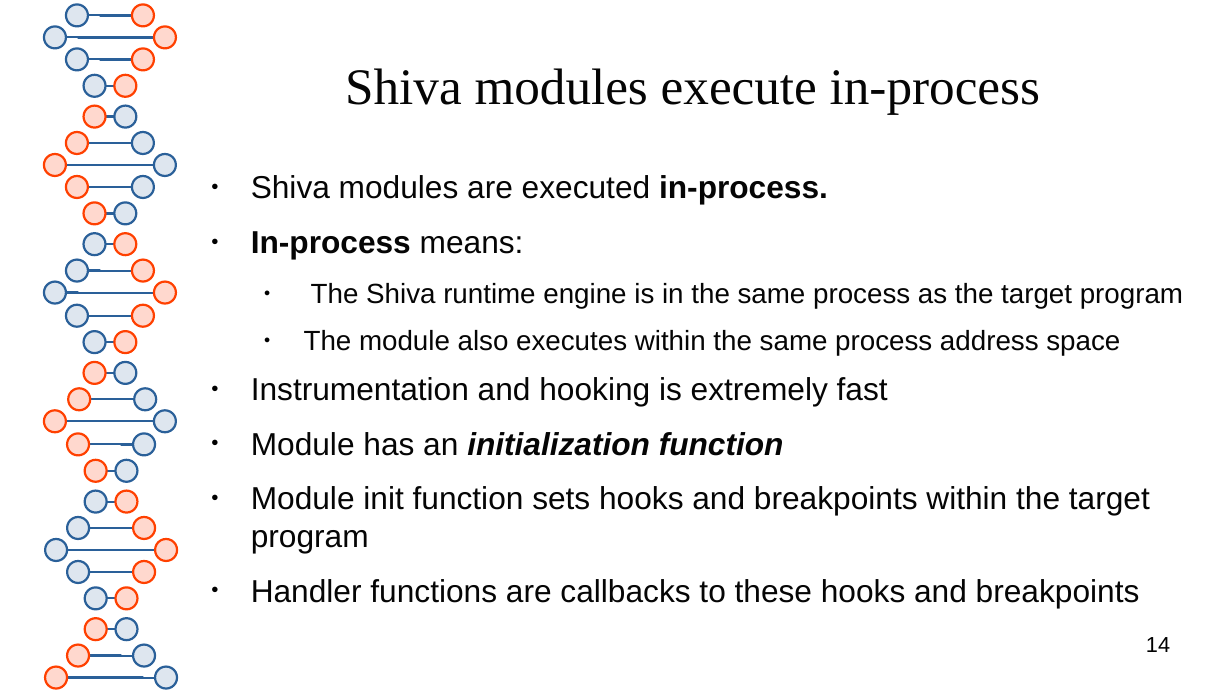
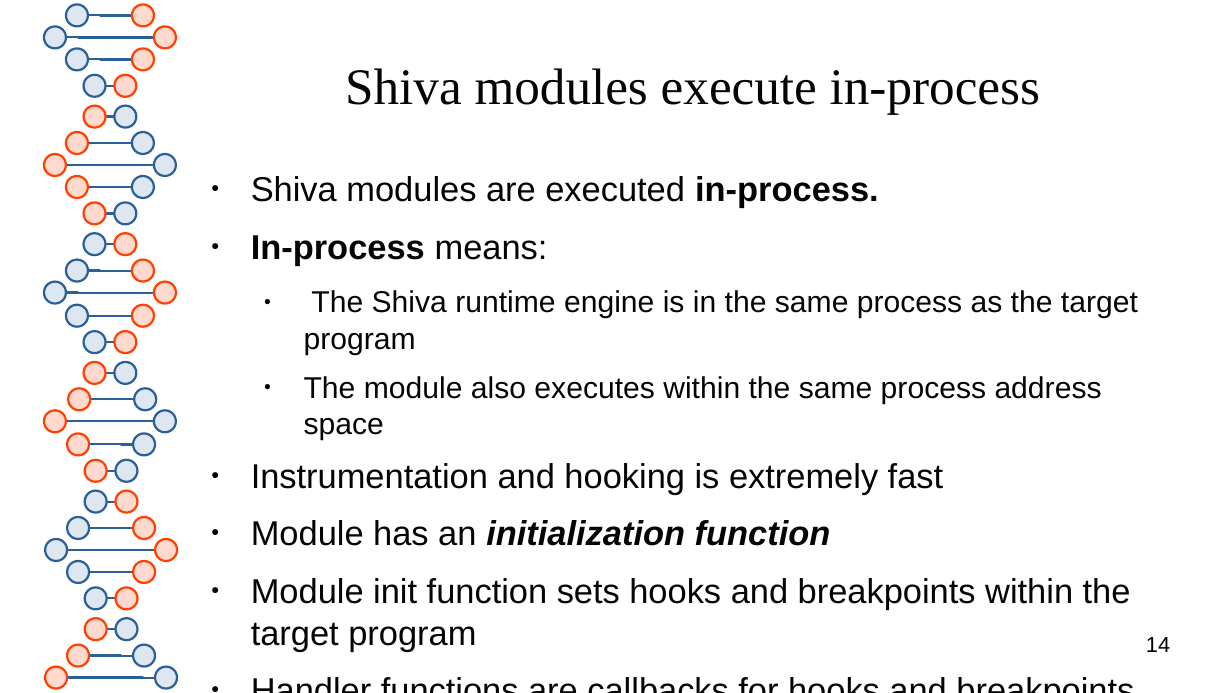
Before and after one commit to advanced-microcode-patching/shiva, a slide deck: slide 14 of presentation/shiva_runtime.odp. Drawn at 1232x693 pixels with LibreOffice and Linux fonts; fonts in the diff are those of the drawing. Boxes give left, top, right and bottom in pixels: in the first picture for what was removed or moved away, otherwise in the second. Text is boxed around its words. In the diff, an @@ line names an element or a change of style, - is before the commit and + after.

```diff
--- a/presentation/shiva_runtime.odp
+++ b/presentation/shiva_runtime.odp
@@ text at [251,176,1138,651]: size 20.4 to 22.2 pt in "Shiva modules are executed in-process.", "In-process means:", "Instrumentation and hooking is extremely fast", "Module has an initialization function" and 1 more places; size 17.9 to 19.4 pt in "The Shiva runtime engine is in the ...", "The module also executes within the same ..." @@
@@ text at [251,579,1140,607]: text changed; size 20.4 to 22.2 pt @@
-● Handler functions are callbacks to these hooks and breakpoints
+● Handler functions are callbacks for hooks and breakpoints
```
Also in this commit, not shown: 4 other slides changed, 1 slide removed, 1 other file.
